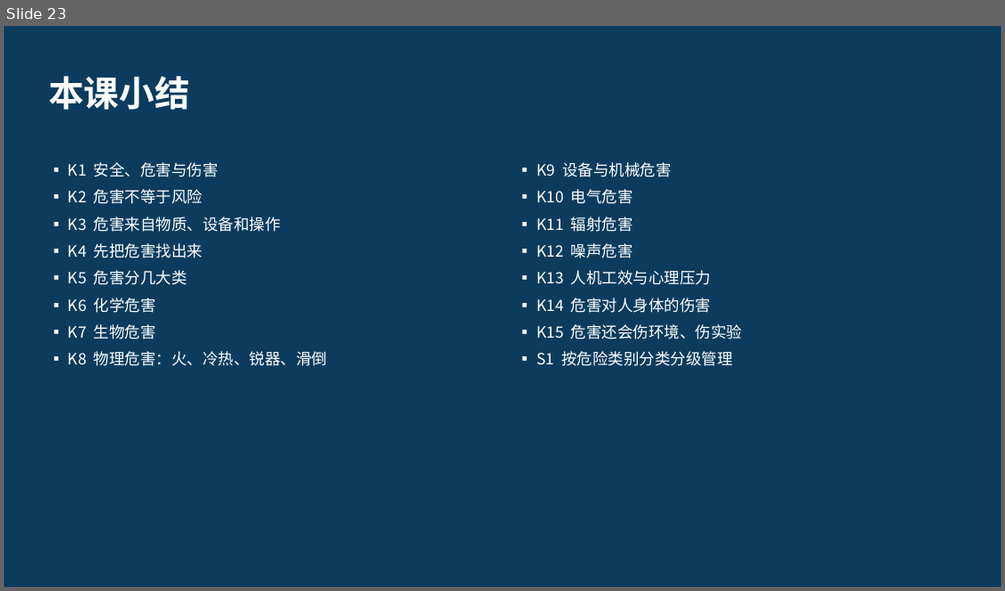
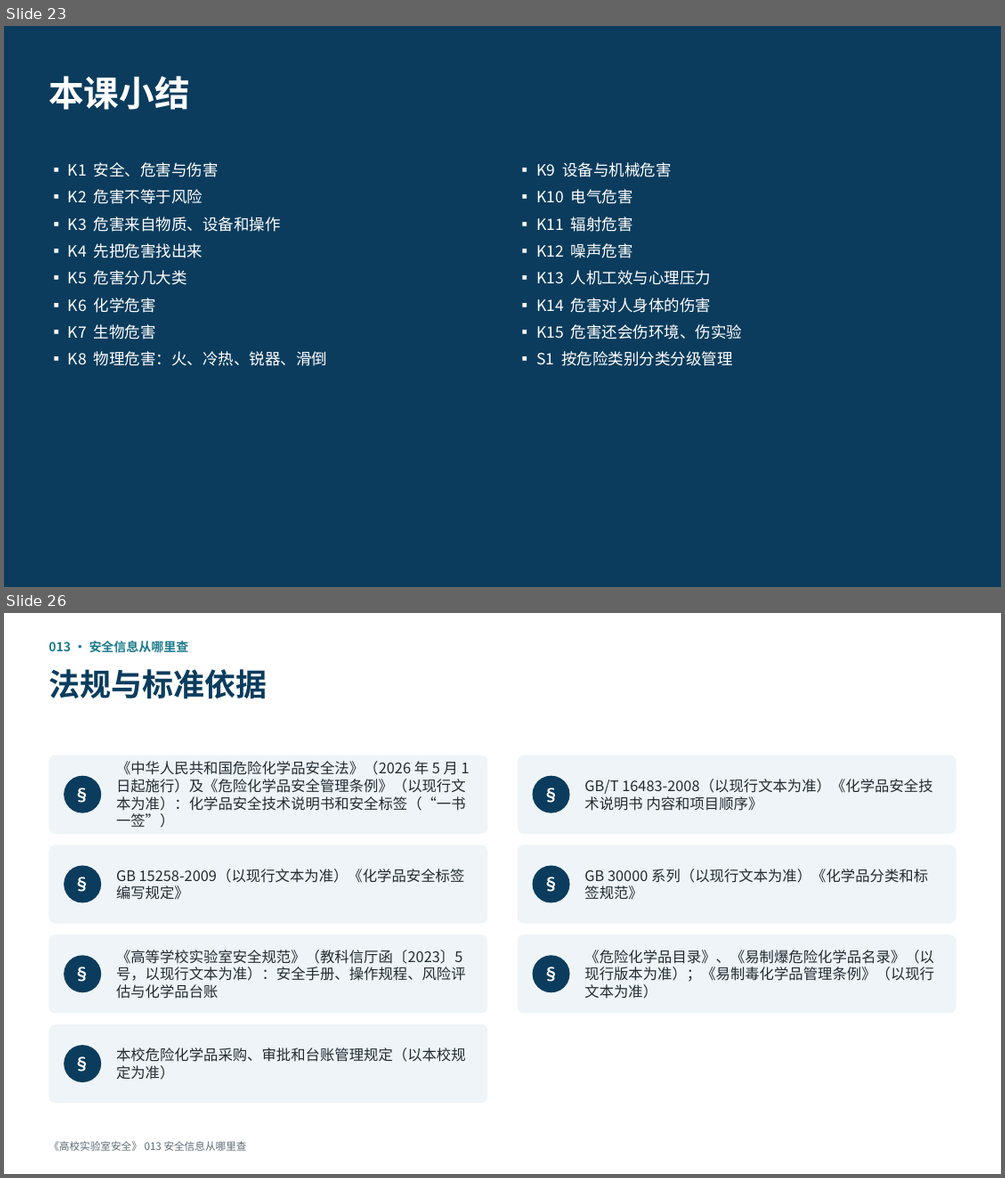
Before and after one commit to hanrongwx-max/videoyoutubo, a slide deck: course/高校实验室安全/课件/第2章_危险源辨识与风险评估.pptx. Shown one above the other, each under a label of ours: slide 23 before the commit, slides 23 and 26 after it; the slides between them are not shown. The pictures are 1005x591 and 1005x1178 pixels, drawn with LibreOffice and Linux fonts; fonts in the diff are those of the drawing. Boxes give left, top, right and bottom in pixels: in the first picture for what was removed or moved away, otherwise in the second. Text is boxed around its words. In the diff, an @@ line names an element or a change of style, - is before the commit and + after.

```diff
--- a/course/高校实验室安全/课件/第2章_危险源辨识与风险评估.pptx
+++ b/course/高校实验室安全/课件/第2章_危险源辨识与风险评估.pptx
@@ slide 26 added at <box>4,613,1001,1174</box>, background #FFFFFF @@
@@ text added at <box>48,641,189,652</box>, 12 pt, text #1D7A8C, bold @@
+013 · 安全信息从哪里查
@@ text added at <box>48,669,267,699</box>, 30 pt, text #0B3C5D, bold @@
+法规与标准依据
@@ rounded rectangle added at <box>48,755,488,834</box>, fill #EEF4F7 @@
@@ text added at <box>116,761,469,827</box>, 14 pt, text #222B33 @@
+《中华人民共和国危险化学品安全法》（2026 年 5 月 1 日起施行）及《危险化学品安全管理条例》（以现行文本为准）：化学品安全技术说明书和安全标签（“一书一签”）
@@ rounded rectangle added at <box>518,755,956,834</box>, fill #EEF4F7 @@
@@ ellipse added at <box>64,775,101,812</box>, fill #0B3C5D, 16 pt, text #FFFFFF, bold @@
+§
@@ ellipse added at <box>533,775,570,812</box>, fill #0B3C5D, 16 pt, text #FFFFFF, bold @@
+§
@@ text added at <box>584,779,932,811</box>, 14 pt, text #222B33 @@
+GB/T 16483-2008（以现行文本为准）《化学品安全技术说明书 内容和项目顺序》
@@ rounded rectangle added at <box>48,844,488,924</box>, fill #EEF4F7 @@
@@ rounded rectangle added at <box>518,844,956,924</box>, fill #EEF4F7 @@
@@ ellipse added at <box>64,866,101,903</box>, fill #0B3C5D, 16 pt, text #FFFFFF, bold @@
+§
@@ text added at <box>116,868,465,900</box>, 14 pt, text #222B33 @@
+GB 15258-2009（以现行文本为准）《化学品安全标签编写规定》
@@ ellipse added at <box>533,866,570,903</box>, fill #0B3C5D, 16 pt, text #FFFFFF, bold @@
+§
@@ text added at <box>584,868,928,900</box>, 14 pt, text #222B33 @@
+GB 30000 系列（以现行文本为准）《化学品分类和标签规范》
@@ rounded rectangle added at <box>48,934,488,1013</box>, fill #EEF4F7 @@
@@ ellipse added at <box>64,956,101,993</box>, fill #0B3C5D, 16 pt, text #FFFFFF, bold @@
+§
@@ text added at <box>116,949,466,998</box>, 14 pt, text #222B33 @@
+《高等学校实验室安全规范》（教科信厅函〔2023〕5 号，以现行文本为准）：安全手册、操作规程、风险评估与化学品台账
@@ rounded rectangle added at <box>518,934,956,1013</box>, fill #EEF4F7 @@
@@ ellipse added at <box>533,956,570,993</box>, fill #0B3C5D, 16 pt, text #FFFFFF, bold @@
+§
@@ text added at <box>584,949,934,998</box>, 14 pt, text #222B33 @@
+《危险化学品目录》、《易制爆危险化学品名录》（以现行版本为准）；《易制毒化学品管理条例》（以现行文本为准）
@@ rounded rectangle added at <box>48,1024,488,1103</box>, fill #EEF4F7 @@
@@ ellipse added at <box>64,1046,101,1083</box>, fill #0B3C5D, 16 pt, text #FFFFFF, bold @@
+§
@@ text added at <box>116,1047,466,1079</box>, 14 pt, text #222B33 @@
+本校危险化学品采购、审批和台账管理规定（以本校规定为准）
@@ text added at <box>48,1141,247,1151</box>, 10 pt, text #5F6B75 @@
+《高校实验室安全》 013 安全信息从哪里查
```
Also in this commit, not shown: 16 other slides added, 3 other files.
